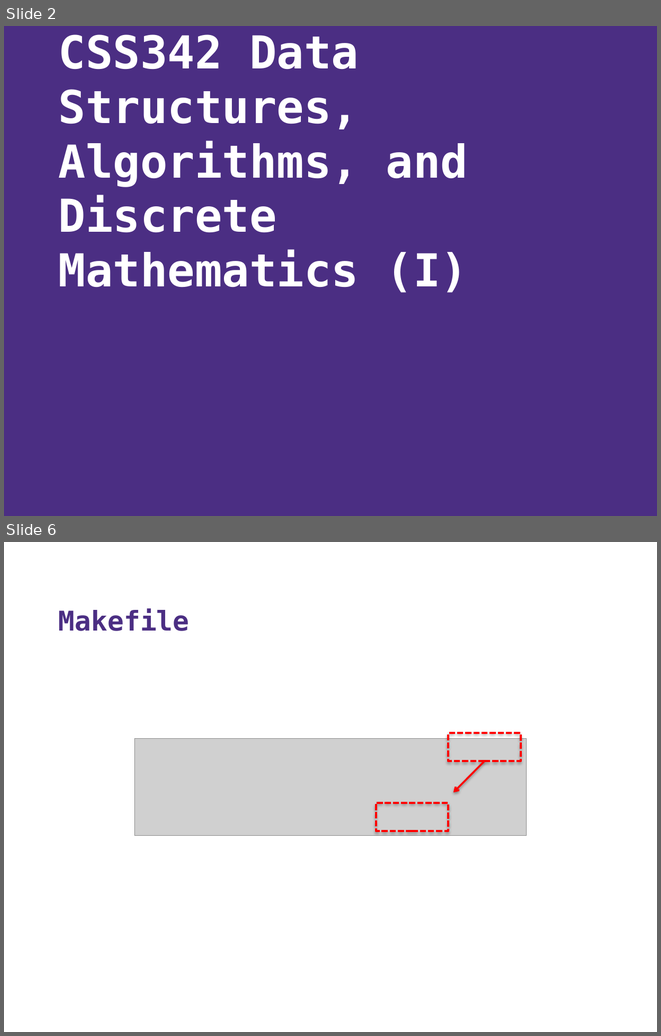
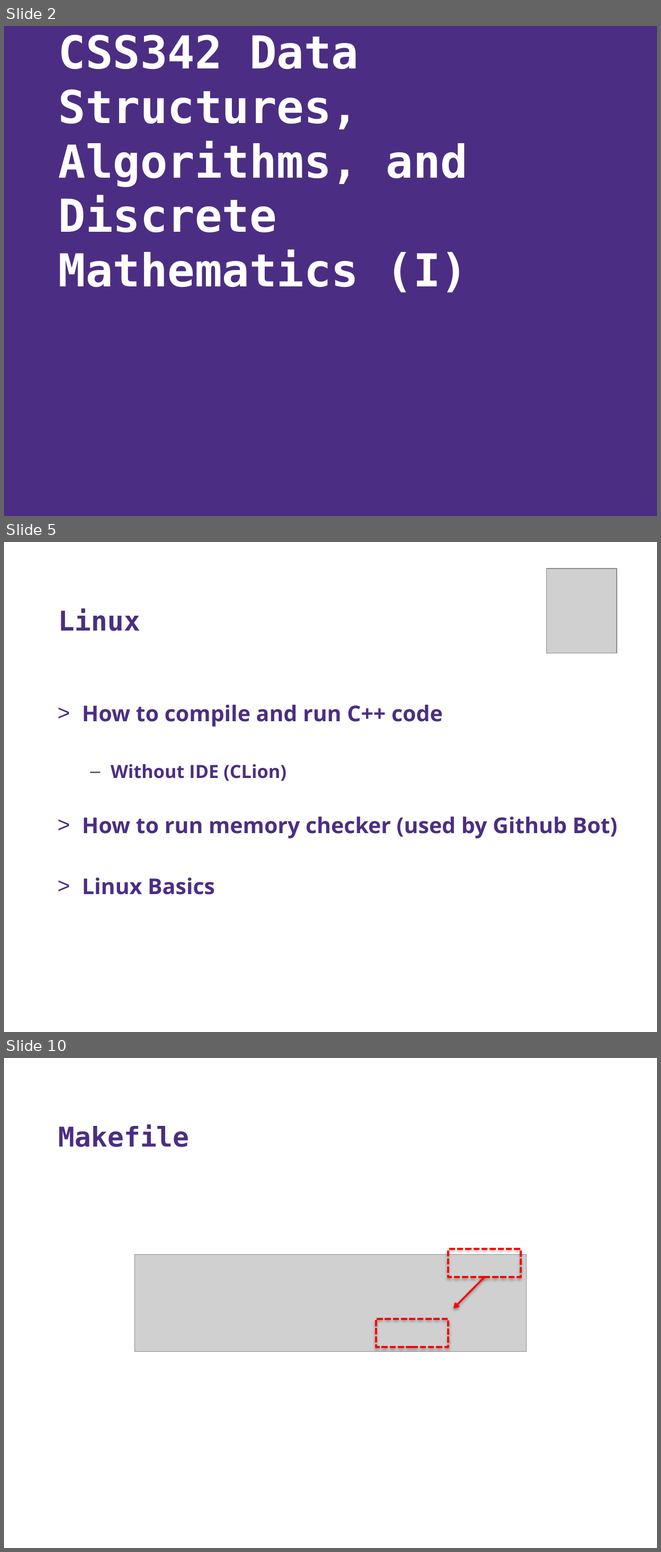
Before and after one commit to Andy-Boraphet/CSS342A-2022-Spring, a slide deck: week_04_OOP_ADT_LIST/week_04.pptx. Shown one above the other, each under a label of ours: slides 2 and 6 before the commit, slides 2, 5 and 10 after it; the slides between them are not shown. The pictures are 661x1036 and 661x1552 pixels, drawn with LibreOffice and Linux fonts; fonts in the diff are those of the drawing; grey boxes stand for pictures; background and template pictures are left out. Boxes give left, top, right and bottom in pixels: in the first picture for what was removed or moved away, otherwise in the second. Text is boxed around its words. In the diff, an @@ line names an element or a change of style, - is before the commit and + after.

```diff
--- a/week_04_OOP_ADT_LIST/week_04.pptx
+++ b/week_04_OOP_ADT_LIST/week_04.pptx
@@ slide 5 added at bbox=[4, 542, 657, 1032], background #FFFFFF @@
@@ picture added at bbox=[547, 569, 617, 653] @@
@@ title added at bbox=[59, 609, 140, 631], 30 pt, text #4B2E83, bold @@
+Linux
@@ text added at bbox=[82, 704, 618, 894], 24 pt, text #4B2E83, bold @@
+> How to compile and run C++ code
+  – Without IDE (CLion)
+> How to run memory checker (used by Github Bot)
+> Linux Basics
@@ what was slide 6 is now slide 10 @@
```
Also in this commit, not shown: 4 slides changed, 3 other slides added.
